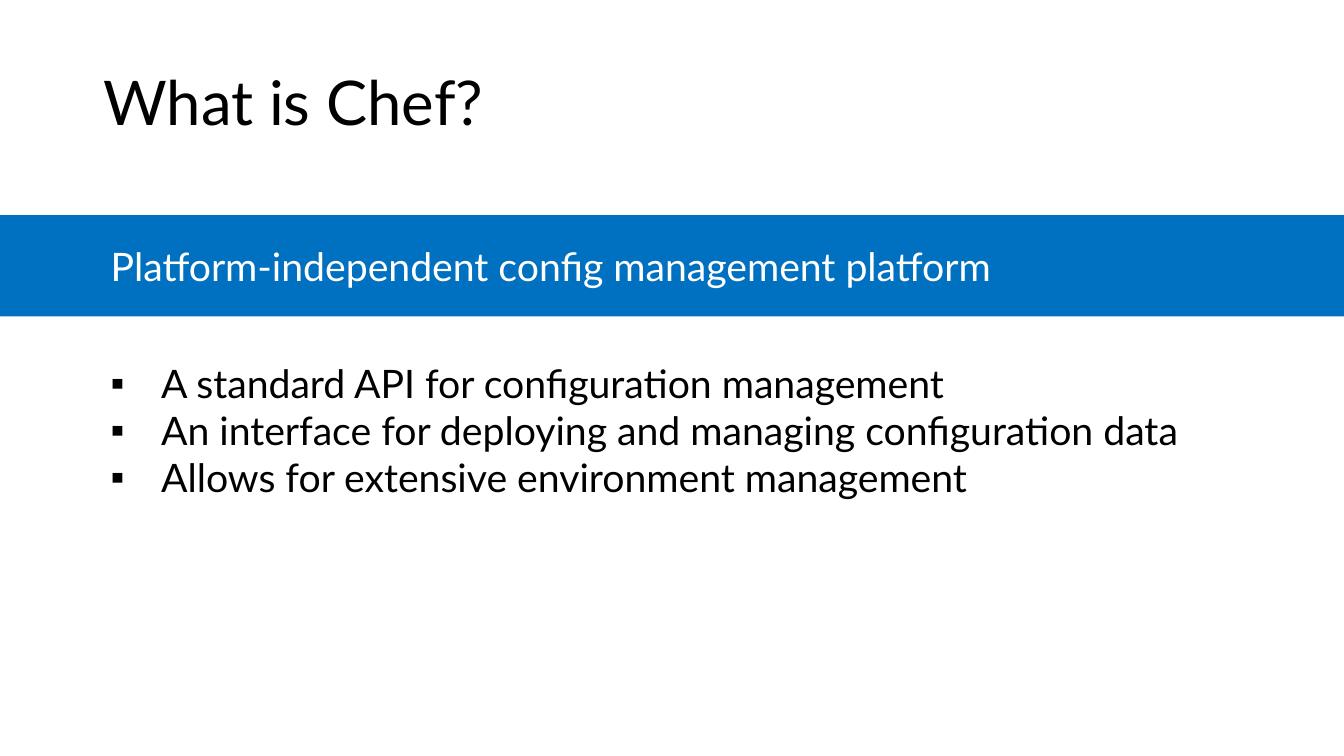
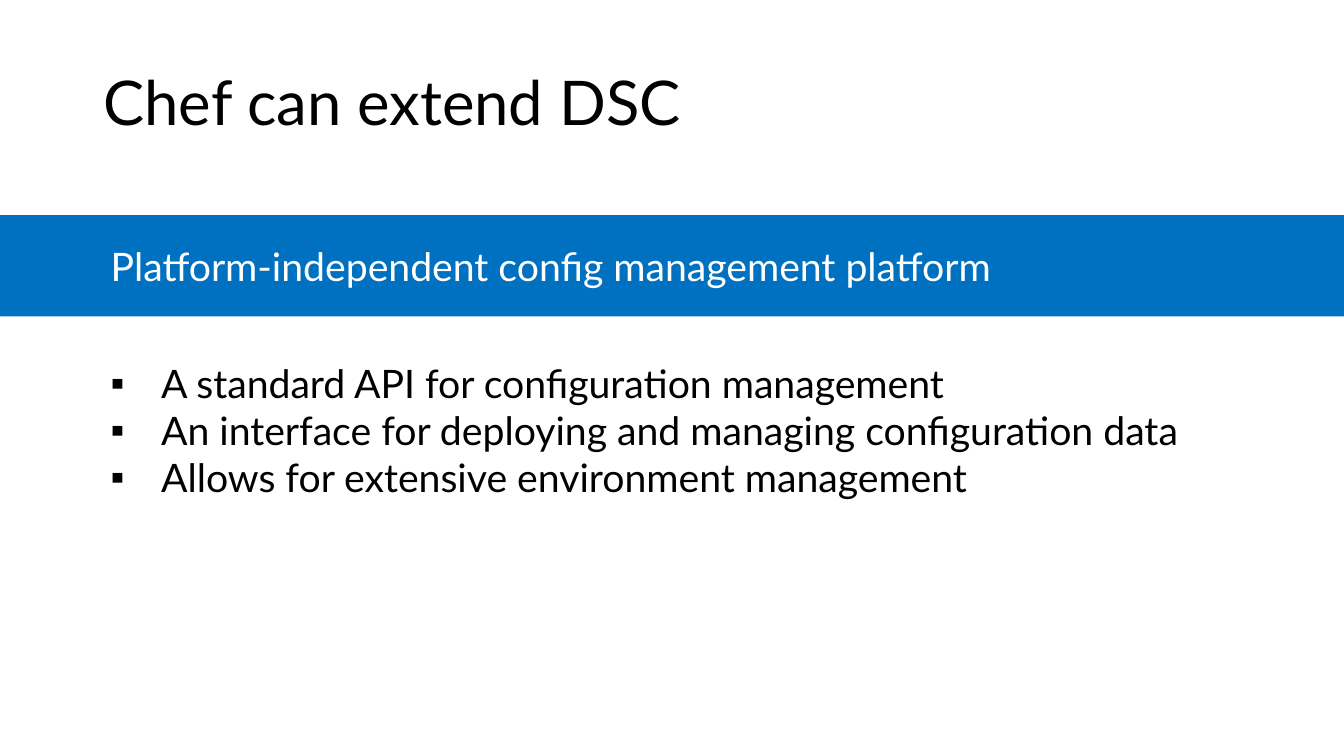
Before and after one commit to microsoft/AcademicContent, a slide deck: slide 6 of Complimentary Course Content/Module7/Lessons/Module7_Lesson5 Desired State Configuration with Chef.pptx. Drawn at 1344x756 pixels with LibreOffice and Linux fonts; fonts in the diff are those of the drawing. Boxes give left, top, right and bottom in pixels: in the first picture for what was removed or moved away, otherwise in the second. Text is boxed around its words. In the diff, an @@ line names an element or a change of style, - is before the commit and + after.

```diff
--- a/Complimentary Course Content/Module7/Lessons/Module7_Lesson5 Desired State Configuration with Chef.pptx
+++ b/Complimentary Course Content/Module7/Lessons/Module7_Lesson5 Desired State Configuration with Chef.pptx
@@ text at bbox=[103, 79, 680, 126]: text changed @@
-What is Chef?
+Chef can extend DSC
```
Also in this commit, not shown: 4 other slides changed, 1 slide added, 3 other files.
